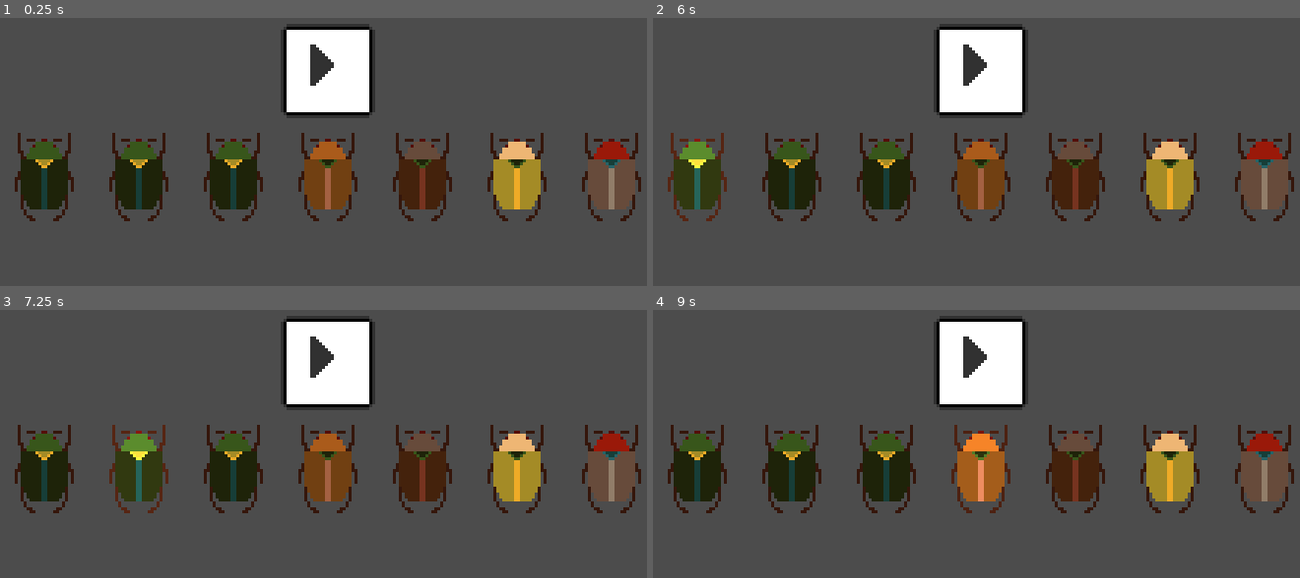
Above: before the commit, frames 1-4 (two rows, left to right).
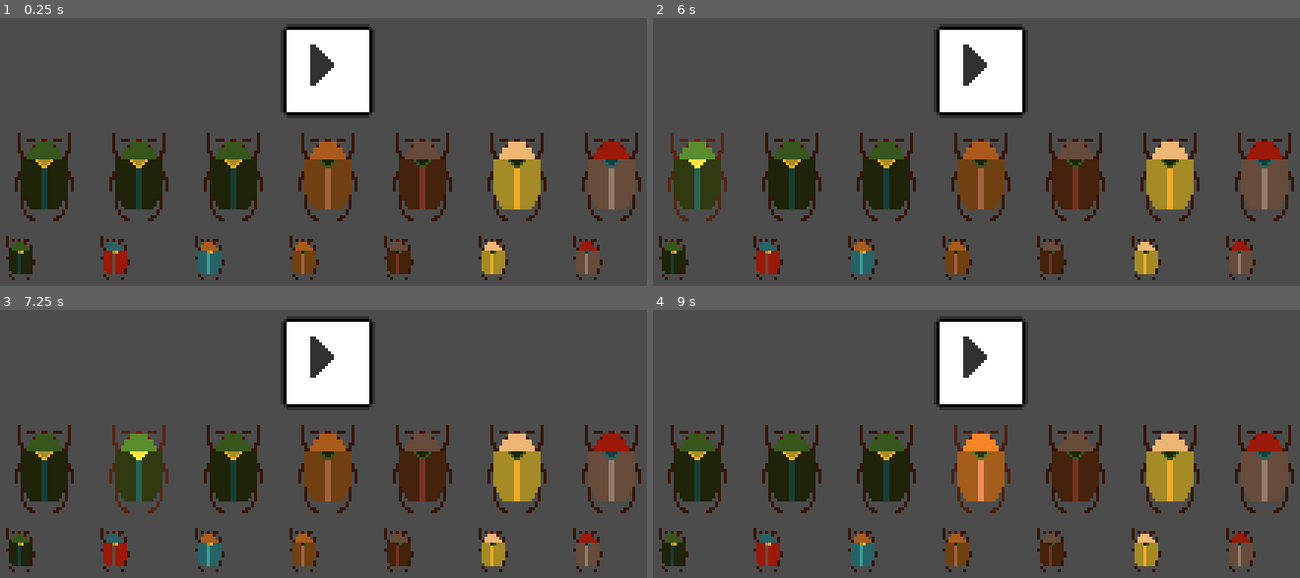
Above: after the commit, the same moments.

Repository: k4gi/gameoff2021
Game: Godot game, scene res://beetles/BeetleLevel.tscn
Same seed, same stepped clock (60 frames per second), same inputs: the game is played once before the commit and once after it. The project has no main scene, so this scene is started directly.
Inputs (mouse positions are in pixels of both pictures, inside the frame that each line leads up to):
- Up to frame 1 (0.25 s): no input
- Up to frame 2 (6 s): click (672, 259) at 0.52 s; click (769, 259) at 1.27 s; click (860, 259) at 2.02 s; click (957, 259) at 2.77 s; click (1054, 259) at 3.52 s; click (1144, 259) at 4.27 s; click (1241, 259) at 5.02 s; click (982, 71) at 5.75 s
- Up to frame 3 (7.25 s): click (329, 363) at 6.5 s
- Up to frame 4 (9 s): click (698, 468) at 7.27 s; click (788, 468) at 8.02 s; click (885, 468) at 8.77 s

The runs differ from the first frame. In frame 1, 3.3% of the frame differs, in the area x 0-94%, y 81-98%; in frame 2, 3.3%; in frame 3, 3.3%; in frame 4, 3.3%.

Commit message:
row of buttons or something idk

Diff:
--- a/beetles/BeetleLevel.gd
+++ b/beetles/BeetleLevel.gd
@@ -1,6 +1,7 @@
 extends Node
 
 onready var BeetleBox = $Margin/VBox/HBox
+onready var ControlBox = $Margin/VBox/HBoxControls
 
 var beetle_selected = false
 var beetle_index
@@ -26,11 +27,13 @@
 	make_beetle("Beetle6")
 	make_beetle("Beetle7")
 
-
-func new_beetle(name: String):
-	var new_beetle = load("res://beetles/" + name + ".tscn").instance()
-	new_beetle.connect("pressed", self, "on_beetle_pressed", [name])
-	BeetleBox.add_child(new_beetle, true)
+	make_beetle_control("Beetle1")
+	make_beetle_control("Beetle2")
+	make_beetle_control("Beetle3")
+	make_beetle_control("Beetle4")
+	make_beetle_control("Beetle5")
+	make_beetle_control("Beetle6")
+	make_beetle_control("Beetle7")
 
 
 func make_beetle(type: String):
@@ -39,6 +42,16 @@
 	new_beetle.set_normal_texture( load("res://beetles/" + type + ".png") )
 	new_beetle.connect("pressed", self, "on_beetle_pressed", [new_beetle])
 	BeetleBox.add_child(new_beetle, true)
+
+
+func make_beetle_control(type: String):
+	var new_beetle = load("res://beetles/BeetleGeneric.tscn").instance()
+	new_beetle.beetle_type = type
+	new_beetle.set_normal_texture( load("res://beetles/" + type + ".png") )
+	new_beetle.connect("pressed", self, "on_beetle_control_pressed", [new_beetle])
+	ControlBox.add_child(new_beetle, true)
+	yield(get_tree(), "idle_frame")
+	new_beetle.set_scale(Vector2(0.5, 0.5))
 
 
 func on_beetle_pressed(n):
@@ -57,6 +70,11 @@
 			beetle_selected = true
 			beetle_index = n.get_index()
 			n.get_node("BeetleAnim").play("flash")
+
+
+func on_beetle_control_pressed(n):
+	#uhh idk
+	pass
 
 
 func play_music():
--- a/beetles/BeetleLevel.tscn
+++ b/beetles/BeetleLevel.tscn
@@ -9,6 +9,7 @@
 [ext_resource path="res://sounds/notesF4.ogg" type="AudioStream" id=7]
 [ext_resource path="res://sounds/notesD4.ogg" type="AudioStream" id=8]
 [ext_resource path="res://sounds/notesE4.ogg" type="AudioStream" id=9]
+[ext_resource path="res://sounds/C5.ogg" type="AudioStream" id=10]
 
 [node name="BeetleLevel" type="Node"]
 script = ExtResource( 1 )
@@ -52,6 +53,15 @@
 "_edit_use_anchors_": false
 }
 
+[node name="HBoxControls" type="HBoxContainer" parent="Margin/VBox"]
+margin_left = 118.0
+margin_top = 40.0
+margin_right = 118.0
+margin_bottom = 40.0
+size_flags_horizontal = 4
+size_flags_vertical = 4
+custom_constants/separation = 0
+
 [node name="Sounds" type="Node" parent="."]
 
 [node name="C4" type="AudioStreamPlayer" parent="Sounds"]
@@ -75,4 +85,7 @@
 [node name="B4" type="AudioStreamPlayer" parent="Sounds"]
 stream = ExtResource( 5 )
 
+[node name="C5" type="AudioStreamPlayer" parent="Sounds"]
+stream = ExtResource( 10 )
+
 [connection signal="pressed" from="Margin/VBox/TextureButton" to="." method="_on_TextureButton_pressed"]
--- a/project.godot
+++ b/project.godot
@@ -44,6 +44,10 @@
 "stream": false,
 "svg/scale": 1.0
 }
+ogg_vorbis={
+"loop": false,
+"loop_offset": 0
+}
 
 [input]
 
Not shown: 1 places in beetles/BeetleLevel.tscn that only renumber resources
Not shown, added: sounds/C5.ogg.import
Not shown, added: sounds/C5.ogg
